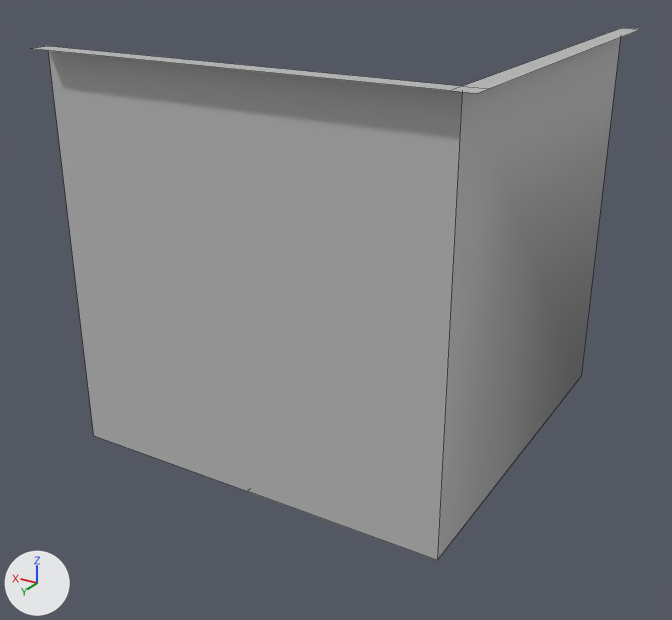
Before and after pictures for a commit that changed the FBX model Assets/Models/SM_2x2_TopRightCorner_Prototype.fbx.
Rendered twice from a camera (50 mm lens) standing at (-2.3, 4.01, 2.56) and looking at (-0.01, 0.2, 0.65). Arrows for +X, +Y and +Z are at lower left; the lights stay in place. Mesh edges are drawn as thin lines. Where no turn or scale is listed for an object, it has been applied to the vertices. Vertices at the same position are counted once.

Names of what the first picture shows: 'SM_2x2_TopRightCorner_Prototype'.
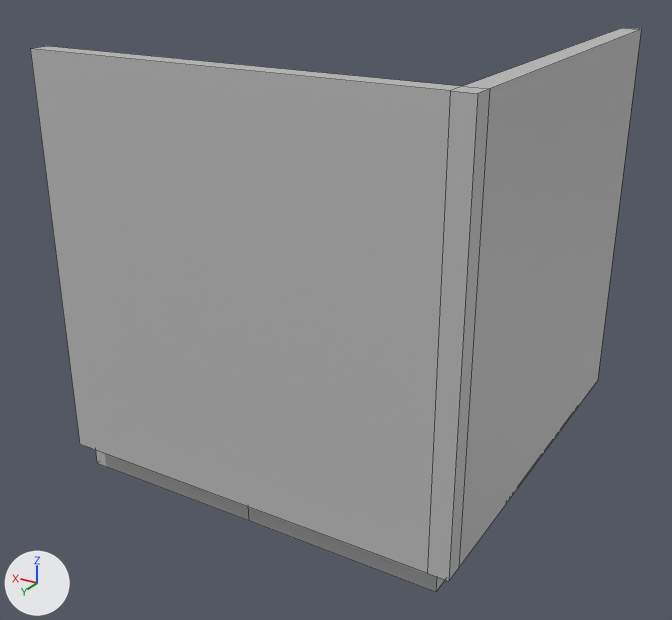
Diff of the bpy script that builds the scene:
```diff
--- a/Assets/Models/SM_2x2_TopRightCorner_Prototype.fbx.py
+++ b/Assets/Models/SM_2x2_TopRightCorner_Prototype.fbx.py
@@ me_mesh @@
 # used by ob_sm_2x2_toprightcorner_prototype; location = (0.0, 0.0, 0.0)
-me_mesh.from_pydata(...)  # 17 vertices, 9 faces; spans x -1.1..1.0, y -1.0..1.1, z 0.0..2.0
+me_mesh.from_pydata(...)  # 30 vertices, 22 faces; spans x -1.1..1.0, y -1.0..1.1, z -0.2..2.0
+# me_mesh part 1
+# 3 vertices are added at (-1.0, 1.0, -0.17), (0.0, 1.0, -0.17), (1.0, 1.0, -0.17)
+# 5 new vertices lie (0.0, 0.0, -0.2) away from vertices in x -1.0..1.0, y -1.0..0.0, z 0.0
+# 5 new vertices lie (0.0, 0.0, -2.0) away from vertices in x -1.1..1.0, y -1.0..1.1, z 2.0
+# 13 new faces join them
 me_mesh.materials.append(mat_lambert1)
```

Boxes (x1, y1, x2, y2) around the edits, measured in the pictures (672 x 620 px):
'SM_2x2_TopRightCorner_Prototype', reshaped (6% taller): before (31, 28, 641, 560); after (30, 28, 641, 592)
part 1 of me_mesh, added: after (30, 30, 641, 592)
